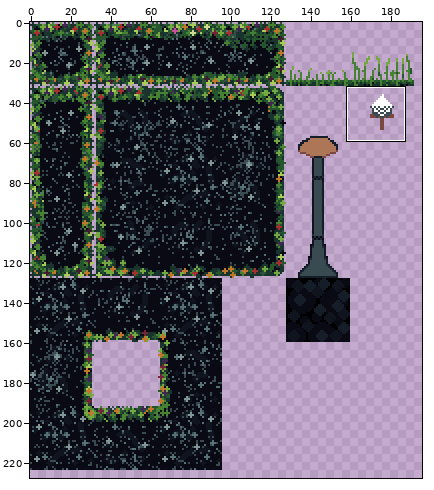
Edited in one commit: pixel-art file (assets/fading-sanity.aseprite). The picture above shows the old version from afar; the outline marks the close-up.
Close-up. Earlier state:
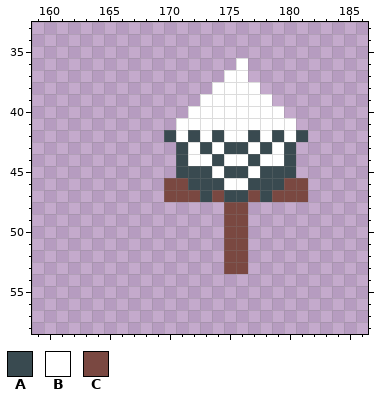
256x256 pixels, 1 frame. Shown: x 159..186, y 33..58. The wide view leaves out empty margins.
Palette (. is transparent): A #394a50  B #ffffff  C #7a4841
Pixels before, first column x 170:
36 ......B.....
37 .....BB.....
38 ....BBBB....
39 ...BBBBBB...
40 ..BBBBBBBB..
41 .BBBBBBBBBB.
42 ABABABBABABA
43 .ABABAABABA.
44 .ABBABBABBA.
45 .AAABAABAAA.
46 CCAAABBAAACC
47 CCCACAACACCC
48 .....CC.....
49 .....CC.....
50 .....CC.....
51 .....CC.....
52 .....CC.....
53 .....CC.....
New version:
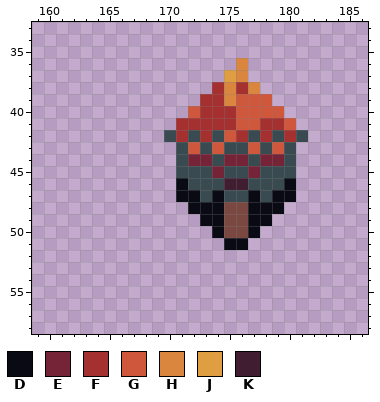
Colours new in this view: D #090a14  E #752438  F #a53030  G #cf573c  H #da863e  J #de9e41  K #411d31
Edits made:
Changed rows in their new state; - is an unchanged pixel.
first column x 170:
36 ------H-----
37 -----JH-----
38 ----FHFH----
39 ---FFHGGG---
40 --GFFFGGGG--
41 -FFFFFGGFFG-
42 -F-F-GF-F-F-
43 --G-G--G-G--
44 --EE-EE-EE--
45 ----E--E----
46 .D---KK---D.
47 .DD-D--D-DD.
48 --DDD--DDD--
49 ---DD--DD---
50 ----D--D----
51 -----DD-----
52 -----..-----
53 -----..-----
Boxes around the changes in both close-ups, in picture pixels (x1, y1, x2, y2):
changed: (164, 58, 308, 274)
